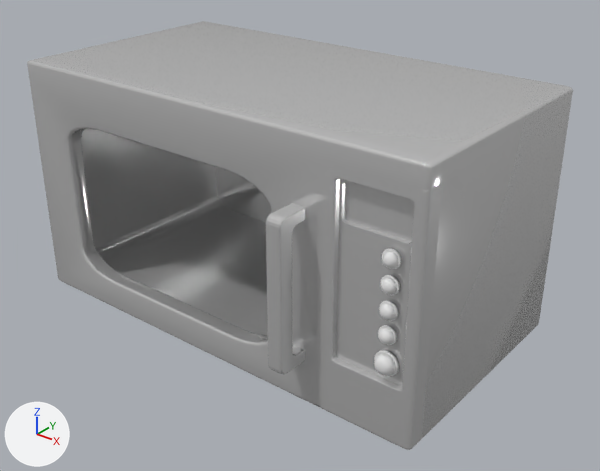
The FBX model Assets/models/objects/Microwave.fbx as it was, and as the next commit left it.
One viewpoint serves both versions: a camera (50 mm lens) standing at (3.84, -4.77, 3.62) and looking at (0.11, -0.1, 0.73). Lighting does not change. The marker at lower left points along +X, +Y and +Z. The picture after the commit comes second. Where no turn or scale is listed for an object, it has been applied to the vertices. Vertices at exactly the same position are counted once.
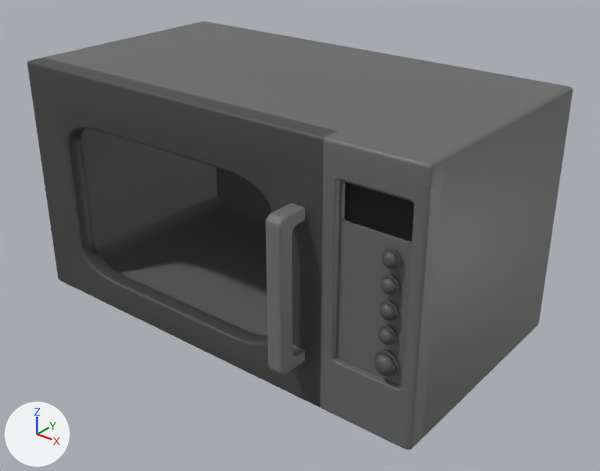
Diff of the bpy script that builds the scene:
```diff
--- a/Assets/models/objects/Microwave.fbx.py
+++ b/Assets/models/objects/Microwave.fbx.py
@@ me_cube_011 @@
 me_cube_011.from_pydata(...)  # 240 vertices, 222 faces; spans x 0.746..0.869, y -0.912..-0.567, z -0.657..0.506
-me_cube_011.materials.append(mat_material)  # white #e7e7e7
+me_cube_011.materials.append(mat_material_002)  # grey #737373
@@ me_cube_009 @@
-me_cube_009.from_pydata(...)  # 80 vertices, 69 faces; spans x -1.98..1.74, y -1.0..-0.85, z 0.85..1.0
+me_cube_009.from_pydata(...)  # 88 vertices, 76 faces; spans x -1.98..1.74, y -1.0..-0.85, z 0.85..1.0
+# me_cube_009 part 1
+# 9 faces are deleted
+# 8 new vertices lie (-0.68, 0.0, 0.0) away from vertices in x 1.69, y -1.0..-0.85, z 0.85..1.0
+# 7 new faces join them, mat_material_005 (dark grey #464646)
+# 9 new faces join them, mat_material_003 (dark grey #696969)
+# me_cube_009 part 2: 30 faces spanning x 1.69..1.74, y -1.0..-0.85, z 0.85..1.0 switch from mat_material (white #e7e7e7) to mat_material_003 (dark grey #696969)
+# me_cube_009 part 3: 30 faces spanning x -1.98..-1.93, y -1.0..-0.85, z 0.85..1.0 switch from mat_material (white #e7e7e7) to mat_material_005 (dark grey #464646)
@@ me_circle @@
 me_circle.from_pydata(...)  # 1100 vertices, 1010 faces; spans x 0.055..0.233, y 0.526..0.611, z -0.563..0.343
+me_circle.materials.append(mat_material_004)  # dark grey #525252
@@ me_cube_008 @@
 me_cube_008.from_pydata(...)  # 174 vertices, 154 faces; spans x -1.98..1.74, y -0.85..1.0, z -1.0..1.0
-me_cube_008.materials.append(mat_material)  # white #e7e7e7
+me_cube_008.materials.append(mat_material_003)  # dark grey #696969
@@ me_cube_010 @@
 me_cube_010.from_pydata(...)  # 244 vertices, 215 faces; spans x -1.98..1.01, y -1.0..-0.85, z -1.0..0.85
-me_cube_010.materials.append(mat_material)  # white #e7e7e7
+me_cube_010.materials.append(mat_material_005)  # dark grey #464646
@@ me_cube_003 @@
 me_cube_003.from_pydata(...)  # 232 vertices, 198 faces; spans x 1.01..1.74, y -1.0..-0.85, z -1.0..0.85
+# me_cube_003 part 4: 80 of the faces centred in x 1.08..1.72, y -1.0..-0.94, z 0.46..0.85 switch from mat_material (white #e7e7e7) to mat_material_003 (dark grey #696969)
+# me_cube_003 part 5: 54 of the faces centred in x 1.08..1.66, y -1.0..-0.97, z -0.56..-0.53 switch from mat_material (white #e7e7e7) to mat_material_003 (dark grey #696969)
+# me_cube_003 part 6: 30 of the faces centred in x 1.35..1.74, y -1.0..-0.91, z -1.0..-0.98 switch from mat_material (white #e7e7e7) to mat_material_003 (dark grey #696969)
+# me_cube_003 part 7: 14 of the faces centred in x 1.37..1.74, y -1.0..-0.91, z -0.08..0.2 switch from mat_material (white #e7e7e7) to mat_material_003 (dark grey #696969)
+# me_cube_003 part 8: 6 of the faces centred in x 1.08..1.1, y -1.0..-0.97, z 0.11 switch from mat_material (white #e7e7e7) to mat_material_003 (dark grey #696969)
+# me_cube_003 part 9: the 1 face centred in x 1.37, y -0.92, z 0.6 switches from mat_material (white #e7e7e7) to mat_material_001 (black #000000)
+me_cube_003.materials.append(mat_material_001)  # black #000000
```

Pixel boxes (x1, y1, x2, y2) of what changed, in the pictures (600 x 471 px):
'Cube', recoloured (white to dark grey)
    both: (44, 21, 573, 438)
'Cube.002', recoloured (white to dark grey)
    both: (29, 79, 323, 407)
'Cube.004', recoloured (white to grey)
    both: (266, 203, 305, 374)
'Circle', recoloured (white to dark grey)
    both: (374, 248, 401, 376)
part 1 of me_cube_009, reshaped
    both: (29, 58, 436, 188)
part 2 of me_cube_009, recoloured (white to dark grey)
    both: (421, 156, 444, 189)
part 3 of me_cube_009, recoloured
    both: (27, 57, 44, 79)
part 4 of me_cube_003, recoloured (white to dark grey)
    both: (324, 161, 429, 244)
part 5 of me_cube_003, recoloured (white to dark grey)
    both: (330, 355, 404, 392)
part 6 of me_cube_003, recoloured
    both: (320, 407, 412, 450)
part 7 of me_cube_003, recoloured (white to dark grey)
    both: (320, 161, 442, 449)
part 8 of me_cube_003, recoloured (white to dark grey)
    both: (330, 179, 340, 358)
part 9 of me_cube_003, recoloured (white to black)
    both: (345, 182, 414, 242)
